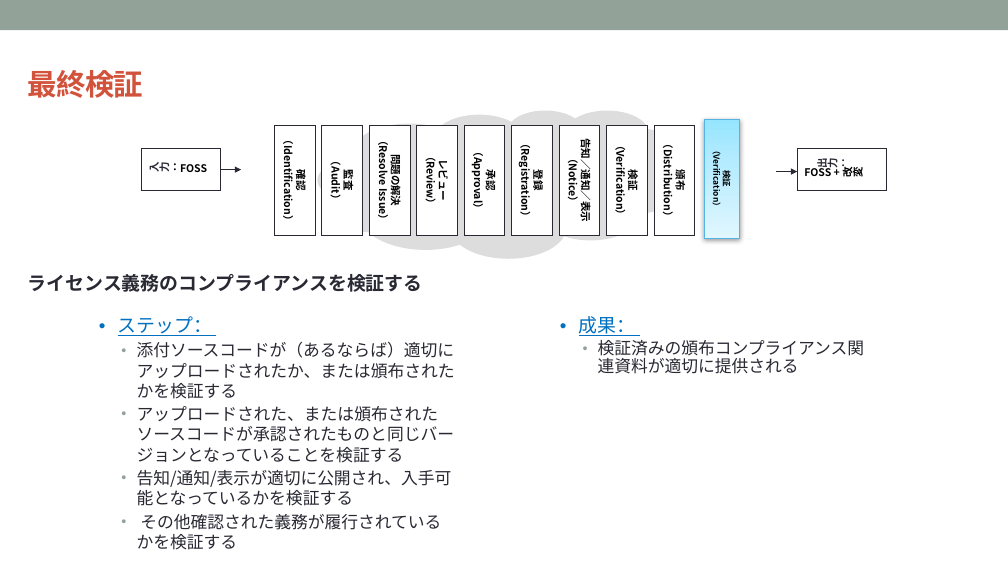
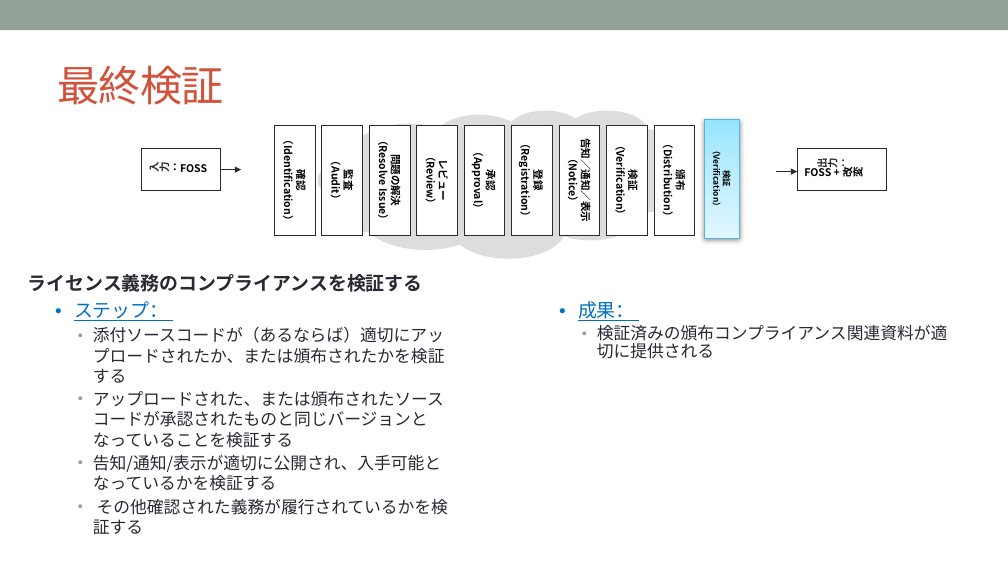
Before and after one commit to OpenChain-Project/Curriculum-Translation-JP, a slide deck: slide 68 of REVIEW/Version_for_v1.1/openchain-curriculum-for-1-1_JP_review_tani.pptx (slide 69 before the commit). Drawn at 1008x567 pixels with LibreOffice and Linux fonts; fonts in the diff are those of the drawing; background and template pictures are left out. Boxes give left, top, right and bottom in pixels: in the first picture for what was removed or moved away, otherwise in the second. Text is boxed around its words. In the diff, an @@ line names an element or a change of style, - is before the commit and + after.

```diff
--- a/REVIEW/Version_for_v1.1/openchain-curriculum-for-1-1_JP_review_tani.pptx
+++ b/REVIEW/Version_for_v1.1/openchain-curriculum-for-1-1_JP_review_tani.pptx
@@ text "最終検証" moved from (x1=28, y1=70, x2=143, y2=98) to (x1=58, y1=65, x2=224, y2=105) @@
@@ text "最終検証" at (x1=58, y1=65, x2=224, y2=105): size 28 to 40 pt, bold off @@
@@ text "ステップ：" rewrapped from (x1=118, y1=316, x2=455, y2=550) to (x1=93, y1=348, x2=448, y2=535) @@
@@ text "成果：" rewrapped from (x1=579, y1=316, x2=865, y2=374) to (x1=578, y1=301, x2=947, y2=359) @@
```
Also in this commit, not shown: 46 other slides changed, 2 slides removed.
